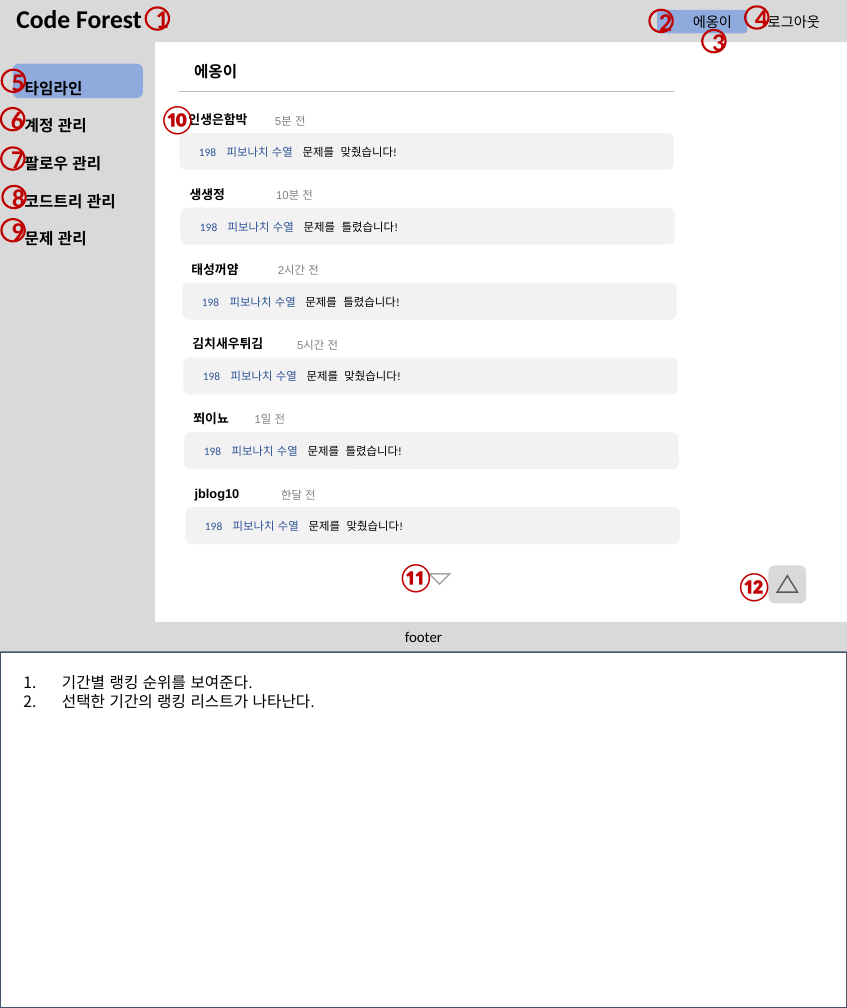
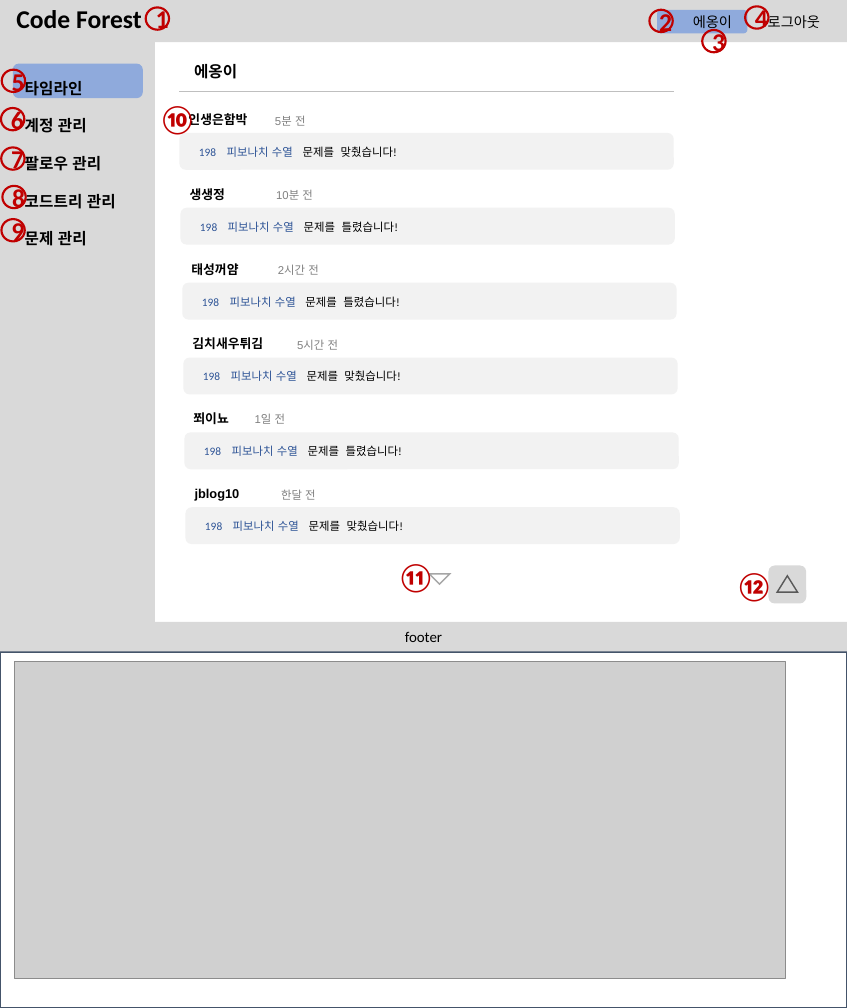
Before and after one commit to btcdd/document, a slide deck: slide 28 of 스토리보드.pptx (slide 29 before the commit). Drawn at 847x1008 pixels with LibreOffice and Linux fonts; fonts in the diff are those of the drawing; grey boxes stand for pictures; background and template pictures are left out. Boxes give left, top, right and bottom in pixels: in the first picture for what was removed or moved away, otherwise in the second. Text is boxed around its words. In the diff, an @@ line names an element or a change of style, - is before the commit and + after.

```diff
--- a/스토리보드.pptx
+++ b/스토리보드.pptx
@@ picture added at box(15, 662, 786, 979) @@
@@ text removed at box(62, 675, 315, 709) @@
-1. 기간별 랭킹 순위를 보여준다.
-2. 선택한 기간의 랭킹 리스트가 나타난다.
```
Also in this commit, not shown: 36 other slides changed, 2 slides removed.
